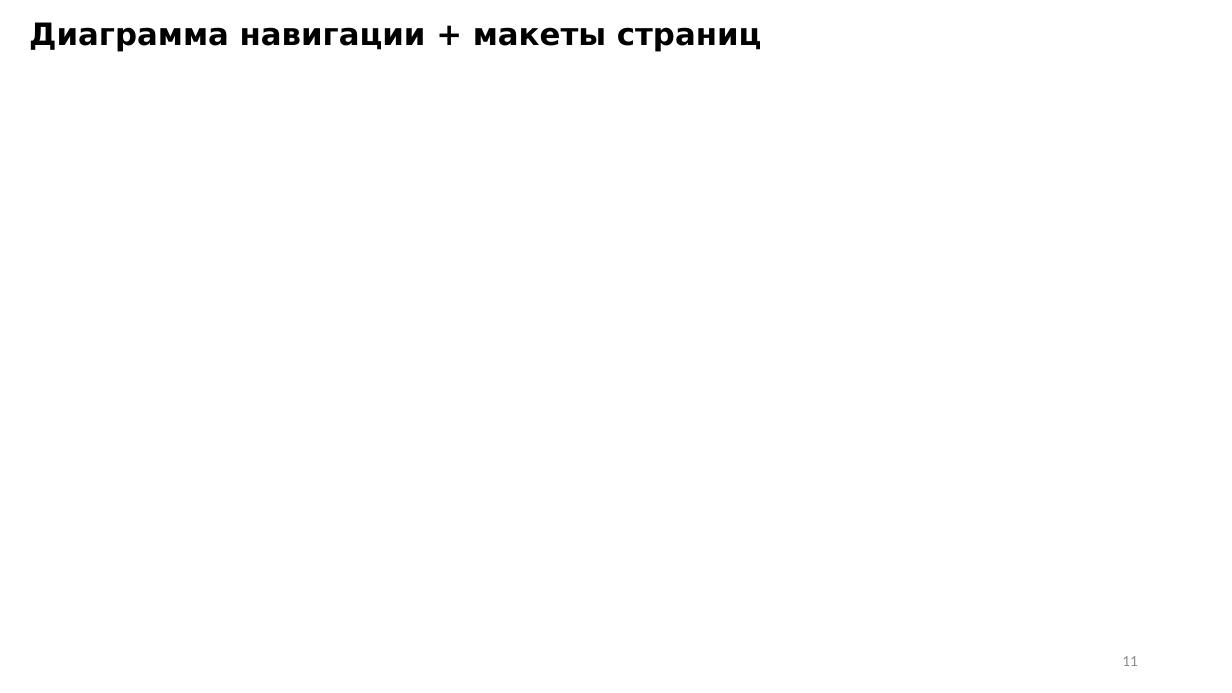
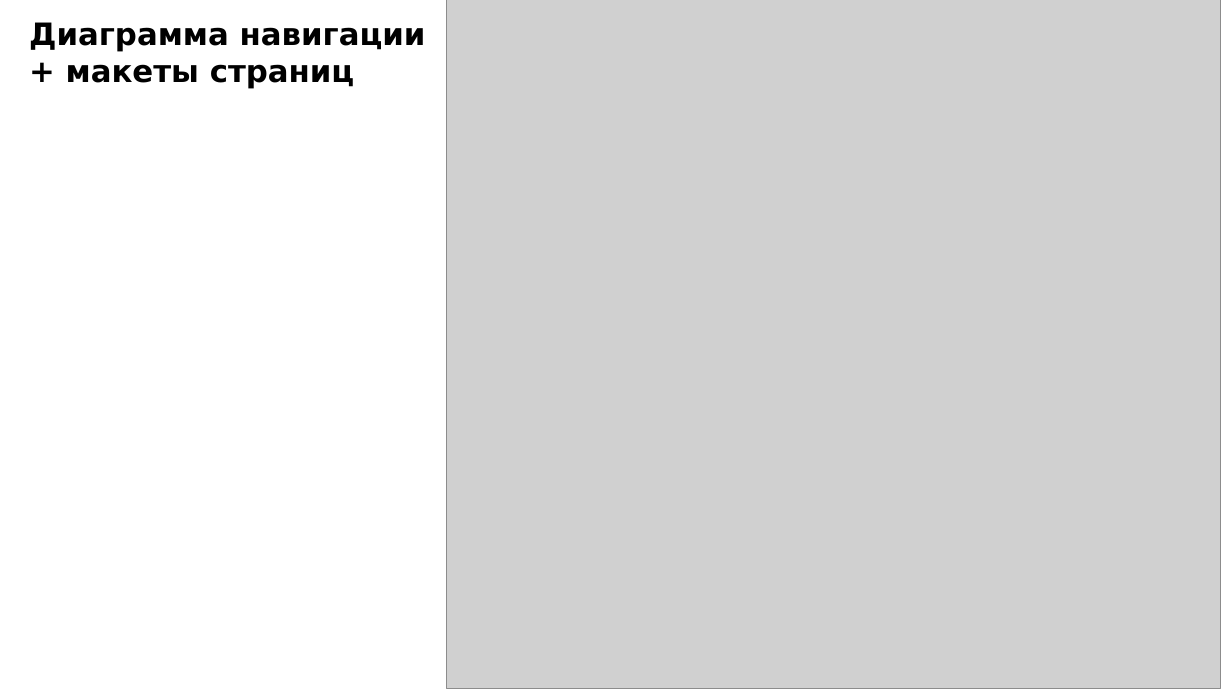
Before and after one commit to nans1996/GAR, a slide deck: slide 11 of ПРИ115-РПС-КП_03.pptx. Drawn at 1232x693 pixels with LibreOffice and Linux fonts; fonts in the diff are those of the drawing; grey boxes stand for pictures. Boxes give left, top, right and bottom in pixels: in the first picture for what was removed or moved away, otherwise in the second. Text is boxed around its words. In the diff, an @@ line names an element or a change of style, - is before the commit and + after.

Commit message:
Pptx

```diff
--- a/ПРИ115-РПС-КП_03.pptx
+++ b/ПРИ115-РПС-КП_03.pptx
@@ text "Диаграмма навигации + макеты страниц" rewrapped from [29, 22, 762, 52] to [29, 22, 426, 89] @@
@@ picture added at [446, 0, 1220, 689] @@
@@ page number removed at [1122, 656, 1138, 666] @@
-11
```
Also in this commit, not shown: 4 other slides changed.
